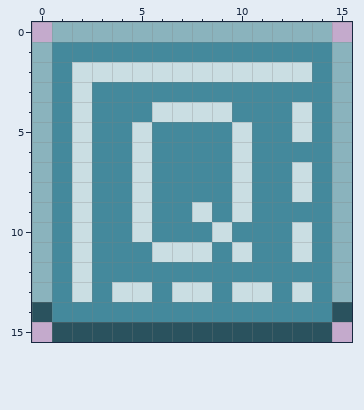
Pixel-art file, stored at res/icon.ase. The picture above is the old version.
16x16 pixels, 1 frame.
New version:
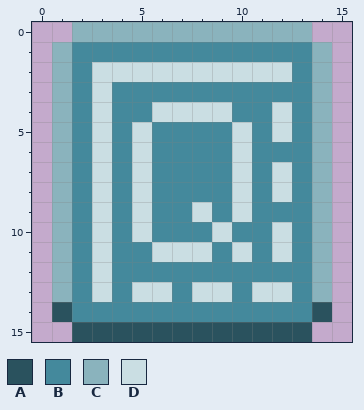
Palette (. is transparent): A #2a525e  B #44899c  C #8ab3bd  D #cadee3
The exact change:
The author changed colour B to colour A in row 14 at x 1 and 14.
The author changed colour D to colour B in row 2 at x 2 and 13; in row 3 at x 2; in rows 4 to 5 at x 2 and 13; in row 6 at x 2; in rows 7 to 8 at x 2 and 13; in row 9 at x 2.
The author changed colour D to colour B in rows 10 to 11 at x 2 and 13; in row 12 at x 2; in row 13 at x 2, 4, 7, 10 and 13.
The author changed colour B to colour C in rows 1 to 13 at x 1 and 14.
The author changed colour B to colour D in row 3 at x 3; in rows 4 to 5 at x 3 and 12; in row 6 at x 3; in rows 7 to 8 at x 3 and 12; in row 9 at x 3; in rows 10 to 11 at x 3 and 12.
The author changed colour B to colour D in row 12 at x 3; in row 13 at x 3, 6, 9 and 12.
Colour A is gone in row 14 at x 0 and 15; in row 15 at x 1 and 14.
Colour C is gone in row 0 at x 1 and 14; in rows 1 to 13 at x 0 and 15.
Where, in picture pixels (left, top, right, bottom), the same in both pictures:
changed: (32, 22, 352, 342)
